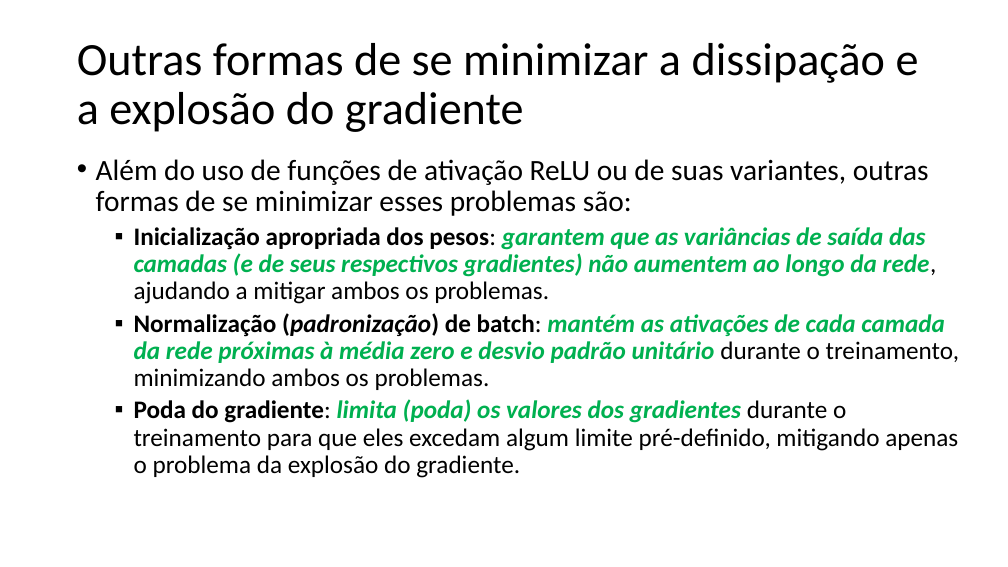
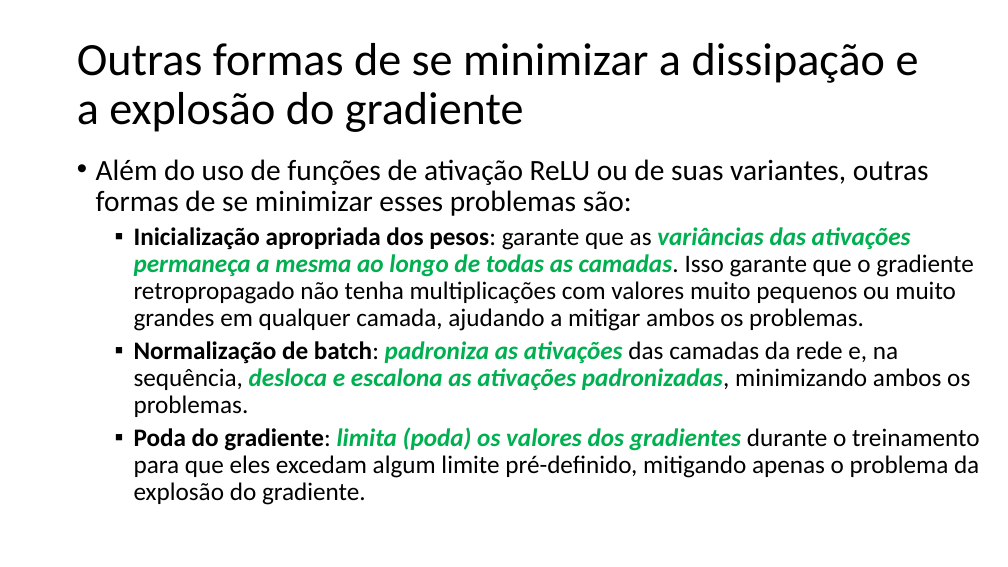
Before and after one commit to zz4fap/t320_aprendizado_de_maquina, a slide deck: slide 31 of slides/T320_Redes_Neurais_Artificiais (Parte II).pptx. Drawn at 1008x567 pixels with LibreOffice and Linux fonts; fonts in the diff are those of the drawing. Boxes give left, top, right and bottom in pixels: in the first picture for what was removed or moved away, otherwise in the second. Text is boxed around its words. In the diff, an @@ line names an element or a change of style, - is before the commit and + after.

```diff
--- a/slides/T320_Redes_Neurais_Artificiais (Parte II).pptx
+++ b/slides/T320_Redes_Neurais_Artificiais (Parte II).pptx
@@ text at [134, 227, 973, 417]: text changed; text colour #00B050 to #000000; bold off; italic off @@
-  ▪ Inicialização apropriada dos pesos: garantem que as variâncias de saída das camadas (e de seus respectivos gradientes) não aumentem ao longo da rede, ajudando a mitigar ambos os problemas.
-  ▪ Normalização (padronização) de batch: mantém as ativações de cada camada da rede próximas à média zero e desvio padrão unitário durante o treinamento, minimizando ambos os problemas.
+  ▪ Inicialização apropriada dos pesos: garante que as variâncias das ativações permaneça a mesma ao longo de todas as camadas. Isso garante que o gradiente retropropagado não tenha multiplicações com valores muito pequenos ou muito grandes em qualquer camada, ajudando a mitigar ambos os problemas.
+  ▪ Normalização de batch: padroniza as ativações das camadas da rede e, na sequência, desloca e escalona as ativações padronizadas, minimizando ambos os problemas.
```
Also in this commit, not shown: 3 other slides changed, 2 other files.
